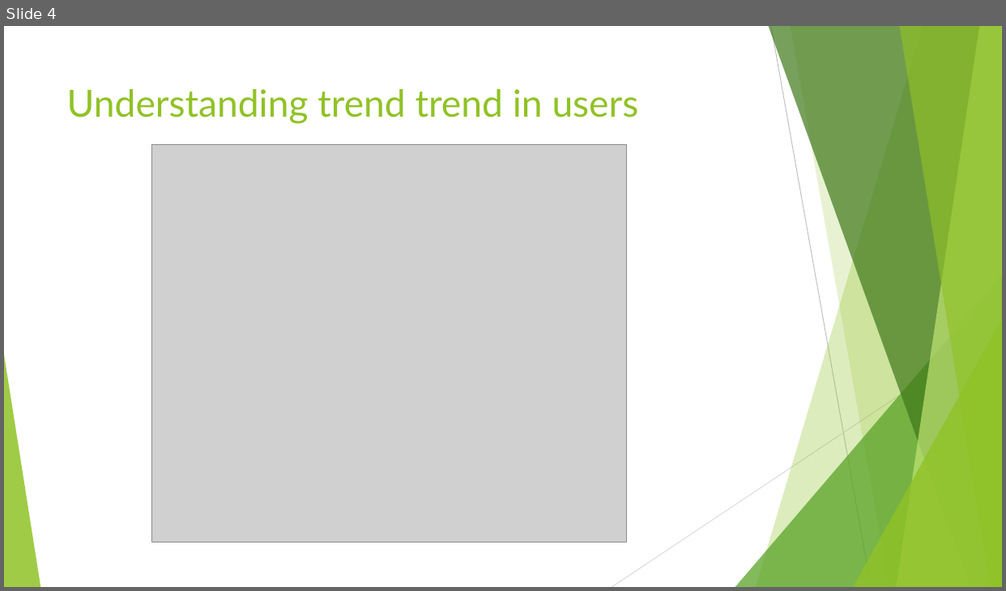
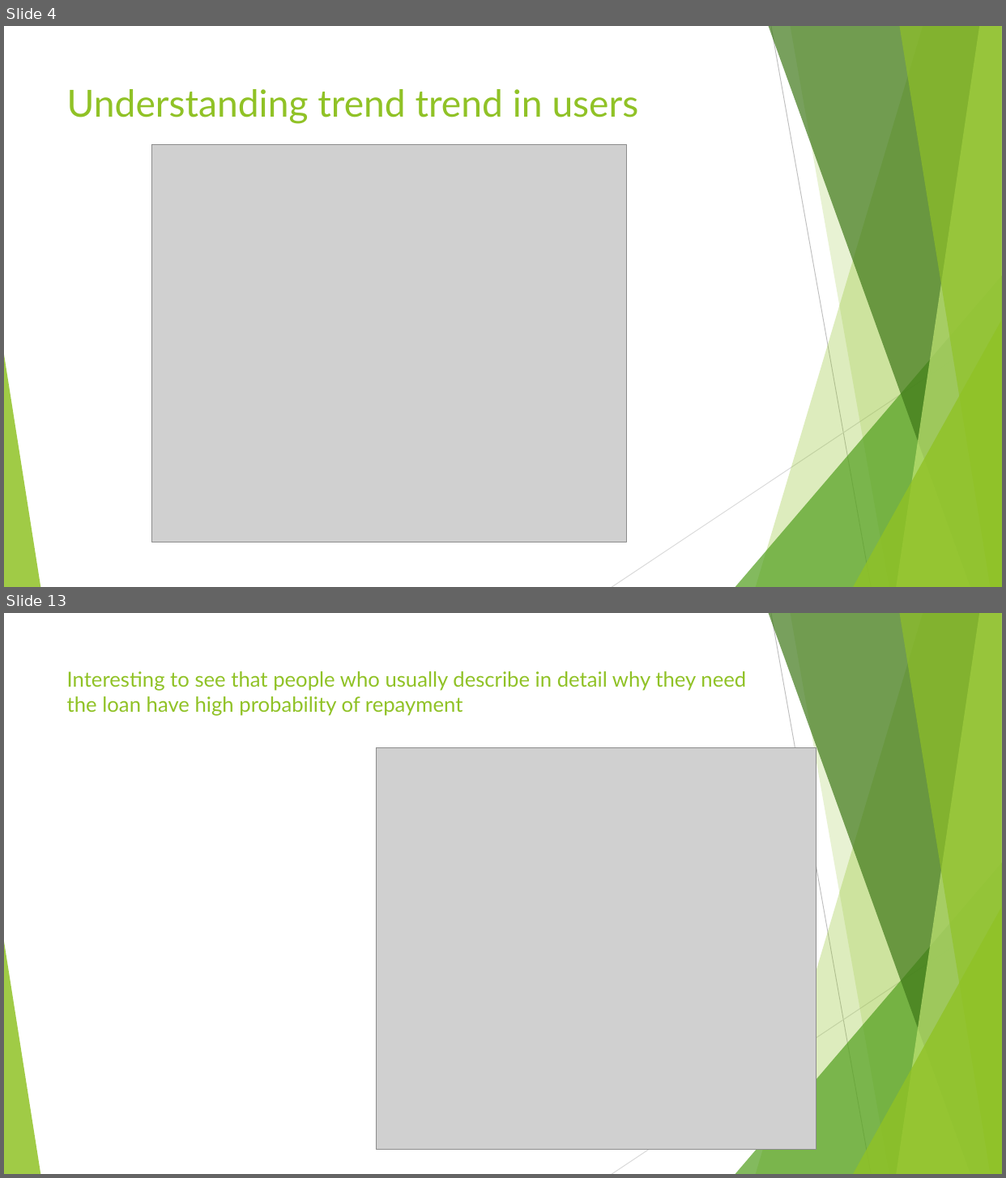
Before and after one commit to Dillan10/LendingClub, a slide deck: Lending Club Case Study.pptx. Shown one above the other, each under a label of ours: slide 4 before the commit, slides 4 and 13 after it; the slides between them are not shown. The pictures are 1006x591 and 1006x1178 pixels, drawn with LibreOffice and Linux fonts; fonts in the diff are those of the drawing; grey boxes stand for pictures. Boxes give left, top, right and bottom in pixels: in the first picture for what was removed or moved away, otherwise in the second. Text is boxed around its words. In the diff, an @@ line names an element or a change of style, - is before the commit and + after.

```diff
--- a/Lending Club Case Study.pptx
+++ b/Lending Club Case Study.pptx
@@ slide 13 added at box(4, 613, 1002, 1174), background #FFFFFF; not listed: 10 template elements that a slide beside it also shows @@
@@ title added at box(67, 671, 746, 716), 20 pt, text #90C226 @@
+Interesting to see that people who usually describe in detail why they need the loan have high probability of repayment
@@ picture added at box(376, 747, 816, 1149) @@
```
Also in this commit, not shown: 1 slide changed, 7 other slides added, 2 other files.
